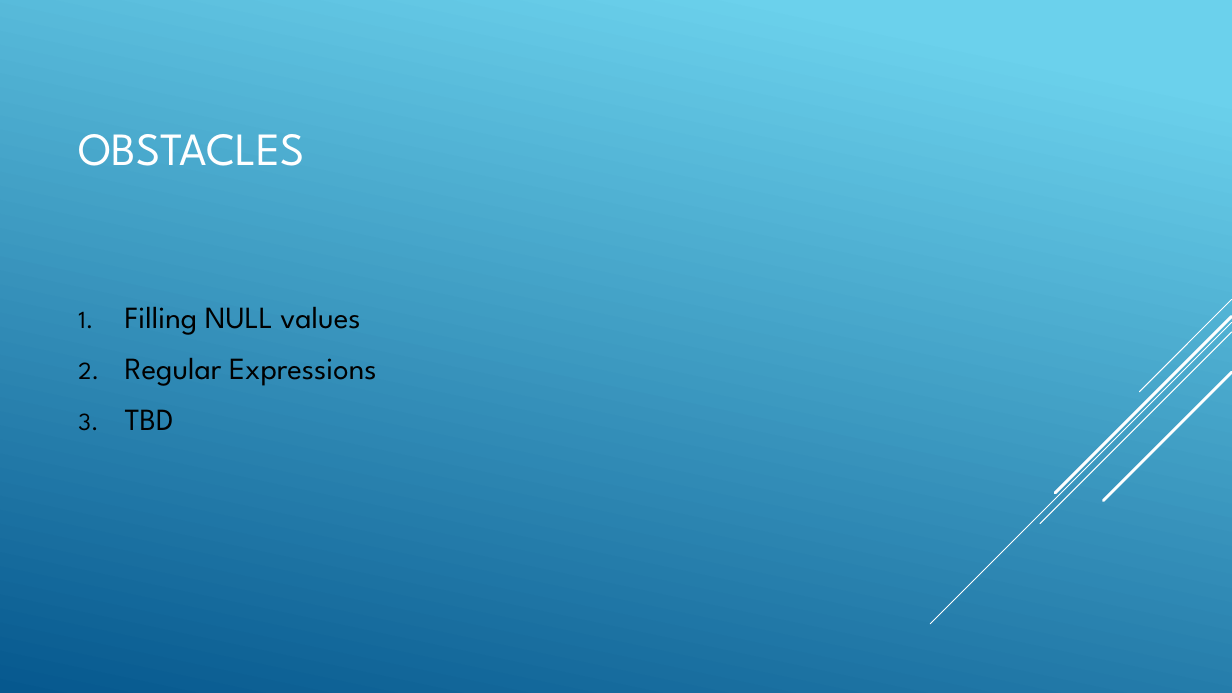
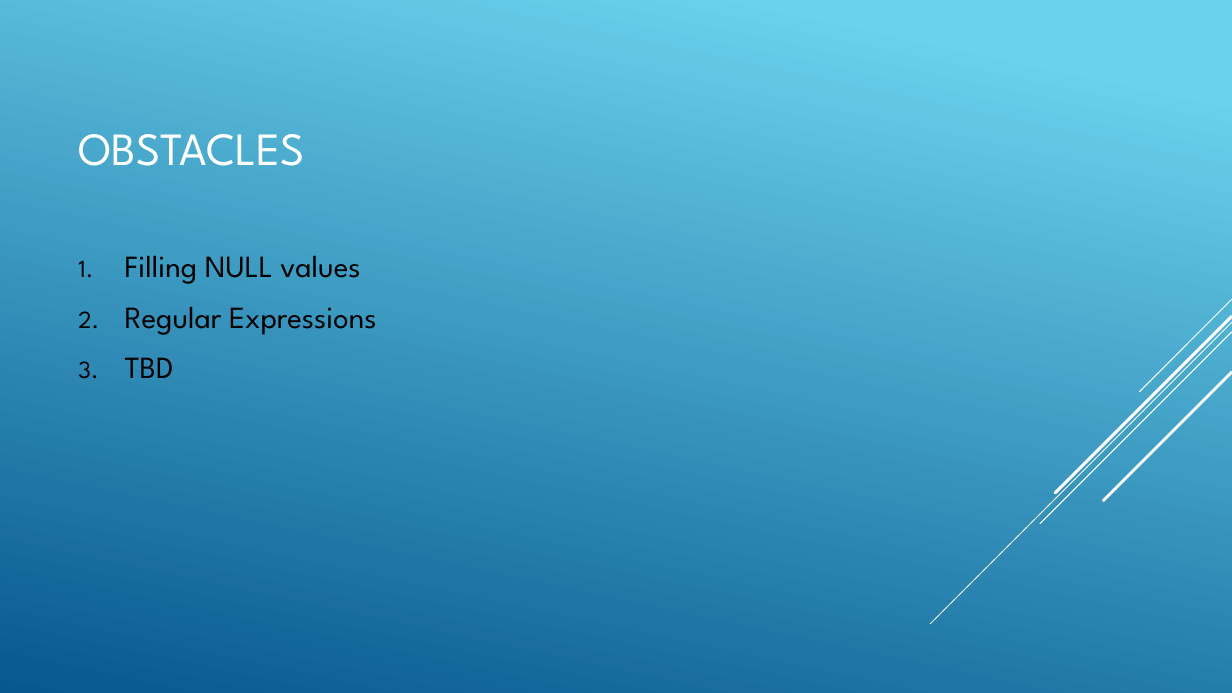
Before and after one commit to jyoo18/csc369FinalProject, a slide deck: slide 13 of slides.pptx (slide 10 before the commit). Drawn at 1232x693 pixels with LibreOffice and Linux fonts; fonts in the diff are those of the drawing. Boxes give left, top, right and bottom in pixels: in the first picture for what was removed or moved away, otherwise in the second. Text is boxed around its words. In the diff, an @@ line names an element or a change of style, - is before the commit and + after.

```diff
--- a/slides.pptx
+++ b/slides.pptx
@@ text "Filling NULL values" at [125,256,377,378]: vertical alignment middle to top @@
```
Also in this commit, not shown: 2 other slides changed, 4 slides added, 1 slide removed.
